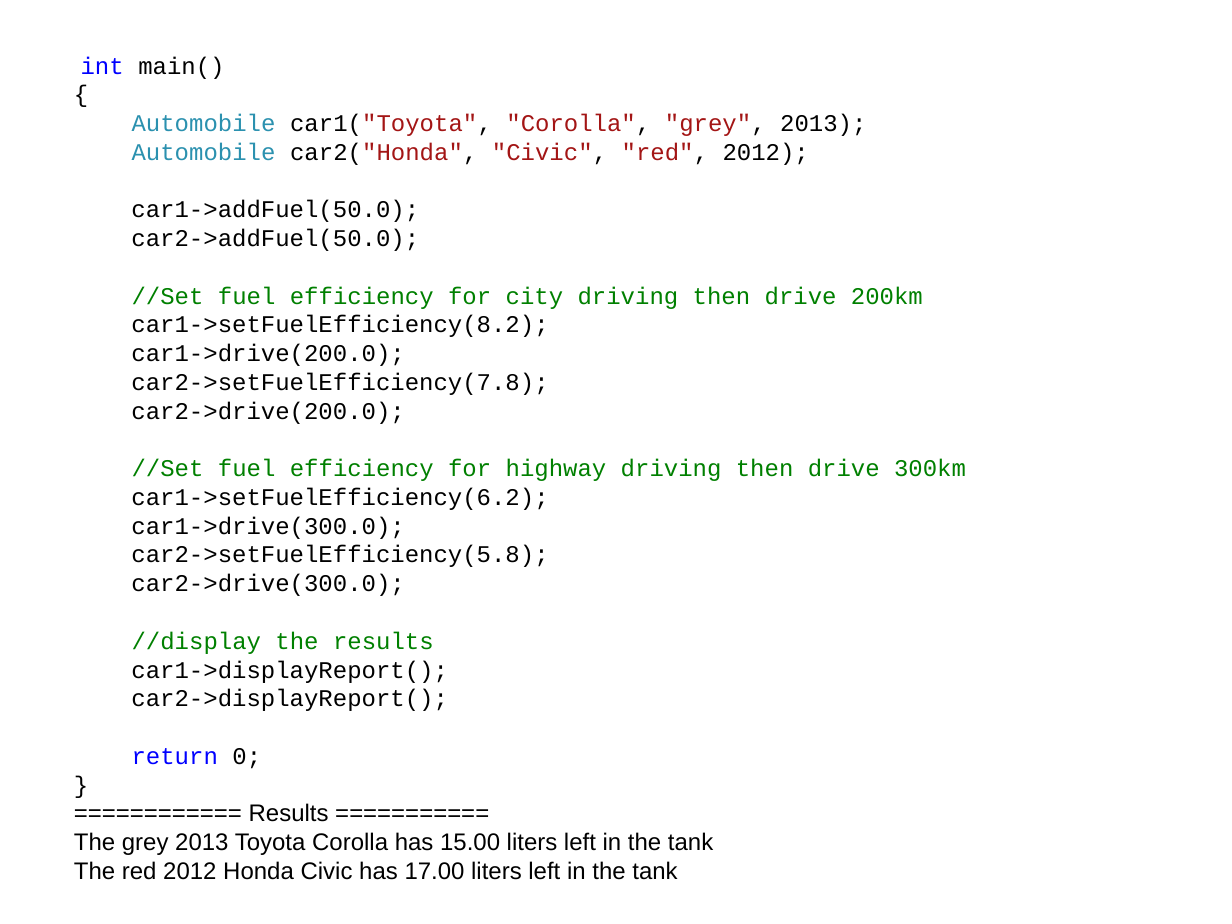
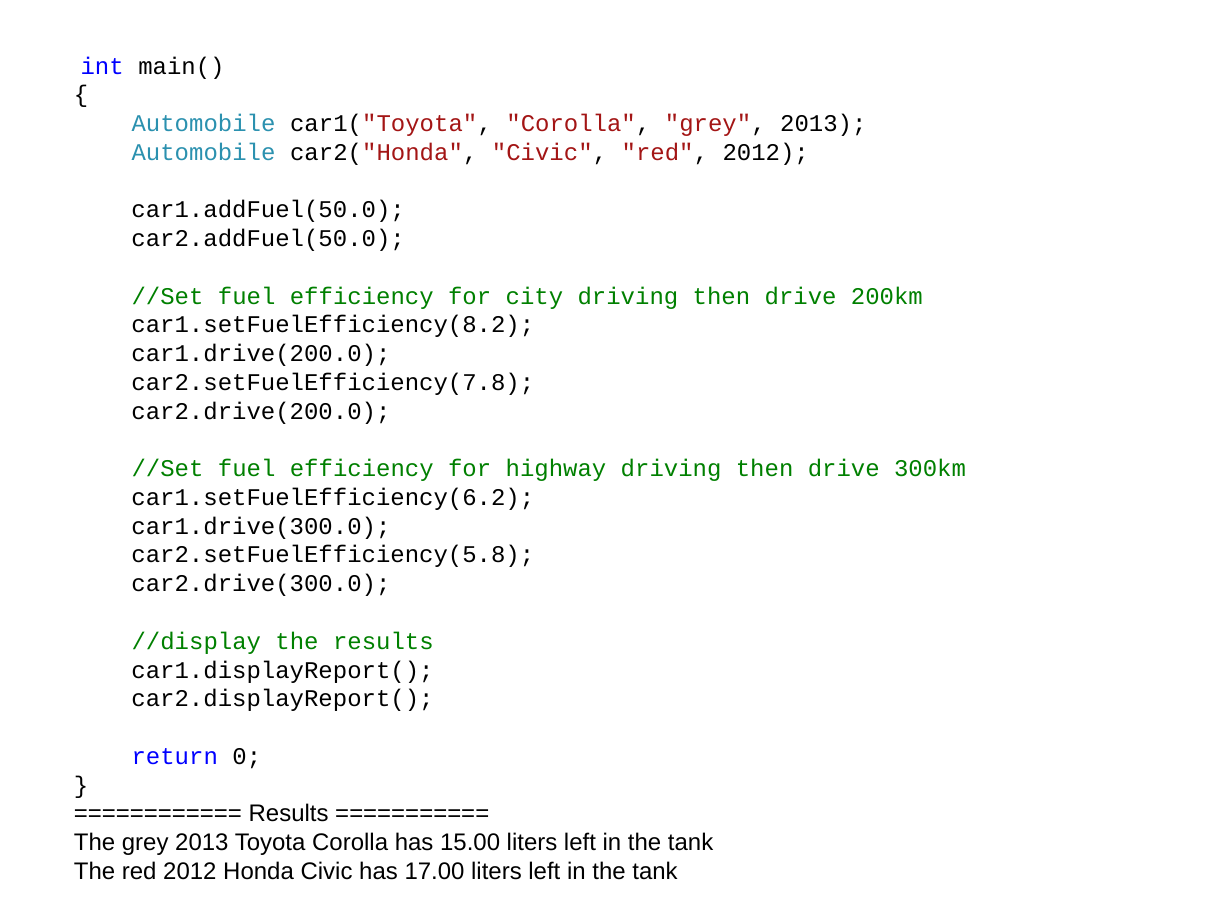
Before and after one commit to MWATLER/MWATLER.github.io, a slide deck: slide 10 of sep101/Week9/ObjectOrientedProgramming.pptx. Drawn at 1232x924 pixels with LibreOffice and Linux fonts; fonts in the diff are those of the drawing. Boxes give left, top, right and bottom in pixels: in the first picture for what was removed or moved away, otherwise in the second. Text is boxed around its words. In the diff, an @@ line names an element or a change of style, - is before the commit and + after.

Commit message:
Minor update to lecture material for week9 of sep101.

```diff
--- a/sep101/Week9/ObjectOrientedProgramming.pptx
+++ b/sep101/Week9/ObjectOrientedProgramming.pptx
@@ title at [74,56,966,880]: text changed @@
-int main()
-{
-Automobile car1("Toyota", "Corolla", "grey", 2013);
-Automobile car2("Honda", "Civic", "red", 2012);
-car1->addFuel(50.0);
-car2->addFuel(50.0);
-//Set fuel efficiency for city driving then drive 200km
-car1->setFuelEfficiency(8.2);
-car1->drive(200.0);
-car2->setFuelEfficiency(7.8);
-car2->drive(200.0);
-//Set fuel efficiency for highway driving then drive 300km
-car1->setFuelEfficiency(6.2);
-car1->drive(300.0);
-car2->setFuelEfficiency(5.8);
-car2->drive(300.0);
-//display the results
-car1->displayReport();
-car2->displayReport();
-return 0;
-}
-============ Results ===========
-The grey 2013 Toyota Corolla has 15.00 liters left in the tank
-The red 2012 Honda Civic has 17.00 liters left in the tank
+int main()
+{
+Automobile car1("Toyota", "Corolla", "grey", 2013);
+Automobile car2("Honda", "Civic", "red", 2012);
+car1.addFuel(50.0);
+car2.addFuel(50.0);
+//Set fuel efficiency for city driving then drive 200km
+car1.setFuelEfficiency(8.2);
+car1.drive(200.0);
+car2.setFuelEfficiency(7.8);
+car2.drive(200.0);
+//Set fuel efficiency for highway driving then drive 300km
+car1.setFuelEfficiency(6.2);
+car1.drive(300.0);
+car2.setFuelEfficiency(5.8);
+car2.drive(300.0);
+//display the results
+car1.displayReport();
+car2.displayReport();
+return 0;
+}
+============ Results ===========
+The grey 2013 Toyota Corolla has 15.00 liters left in the tank
+The red 2012 Honda Civic has 17.00 liters left in the tank
```
